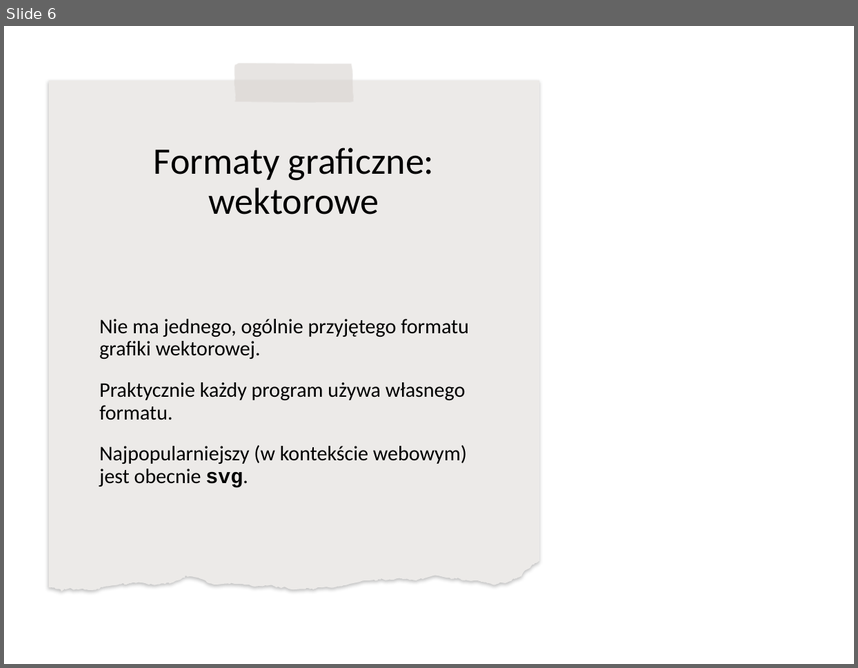
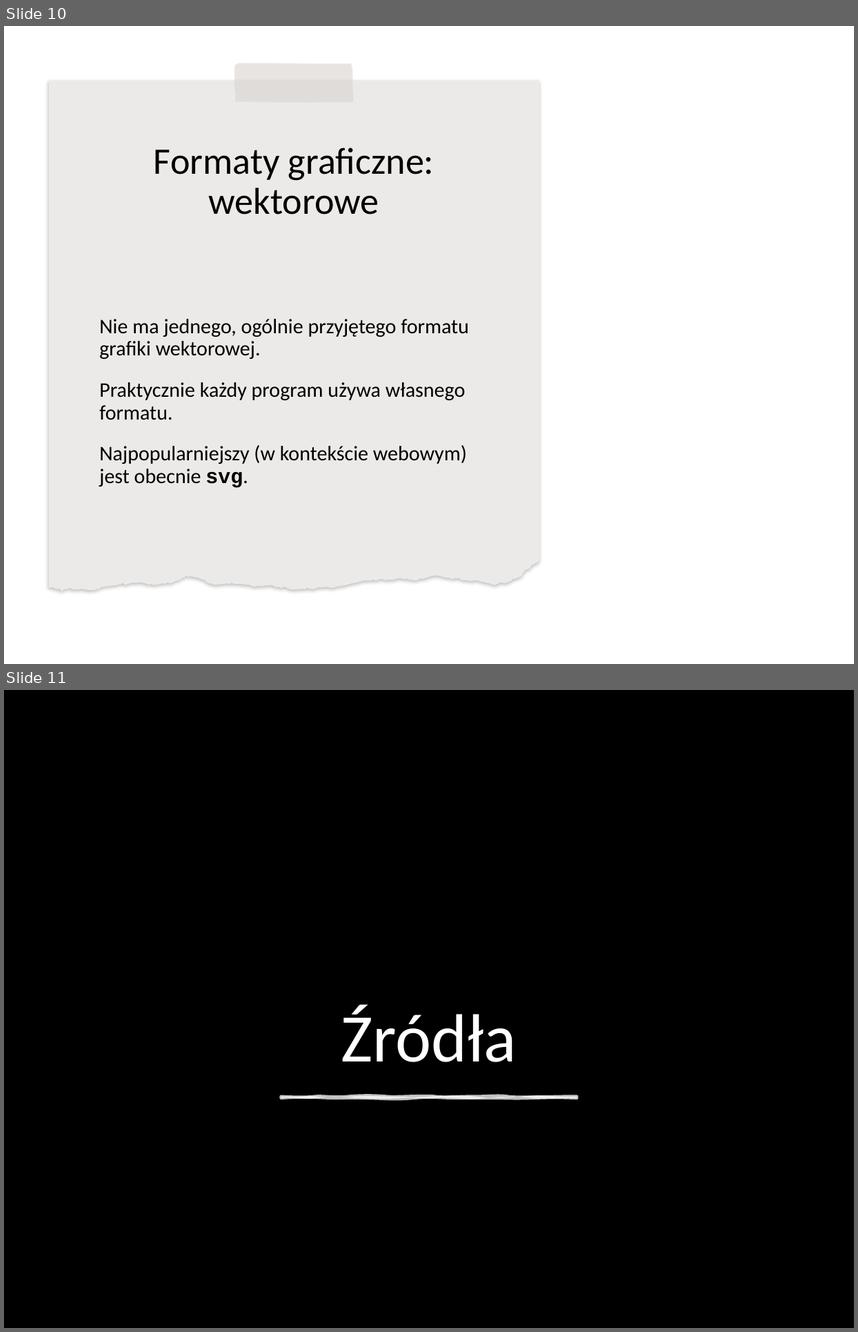
Before and after one commit to blackbat13/cs-lut, a slide deck: Grafika/Grafika rastrowa i wektorowa.pptx. Shown one above the other, each under a label of ours: slide 6 before the commit, slides 10 and 11 after it. The pictures are 858x668 and 858x1332 pixels, drawn with LibreOffice and Linux fonts; fonts in the diff are those of the drawing; background and template pictures are left out; a plain dark background stands for a picture behind light text. Boxes give left, top, right and bottom in pixels: in the first picture for what was removed or moved away, otherwise in the second. Text is boxed around its words. In the diff, an @@ line names an element or a change of style, - is before the commit and + after.

```diff
--- a/Grafika/Grafika rastrowa i wektorowa.pptx
+++ b/Grafika/Grafika rastrowa i wektorowa.pptx
@@ slide 11 added at bbox=[4, 690, 854, 1328], background picture (left out) @@
@@ rectangle added at bbox=[4, 690, 854, 1328], fill #000000 @@
@@ title added at bbox=[341, 1005, 517, 1062], 82 pt, text #FFFFFF @@
+Źródła
@@ freeform shape added at bbox=[281, 1096, 577, 1098], fill #FFFFFF at 75% opacity, outline #FFFFFF 3.5 pt @@
@@ what was slide 6 is now slide 10 @@
```
Also in this commit, not shown: 1 slide changed, 4 other slides added, 1 other file.
